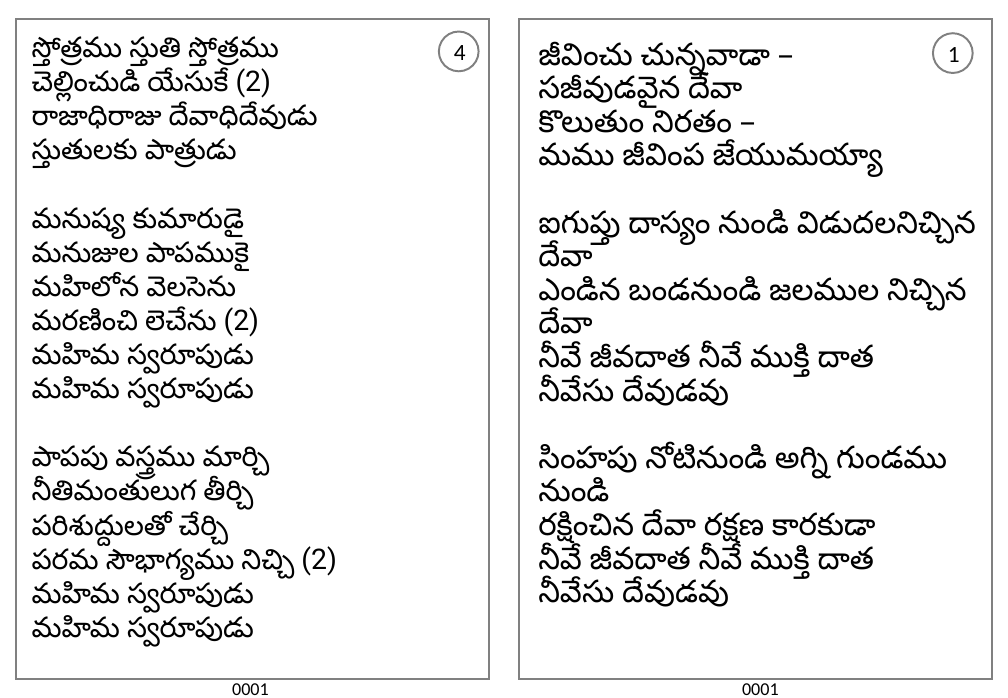
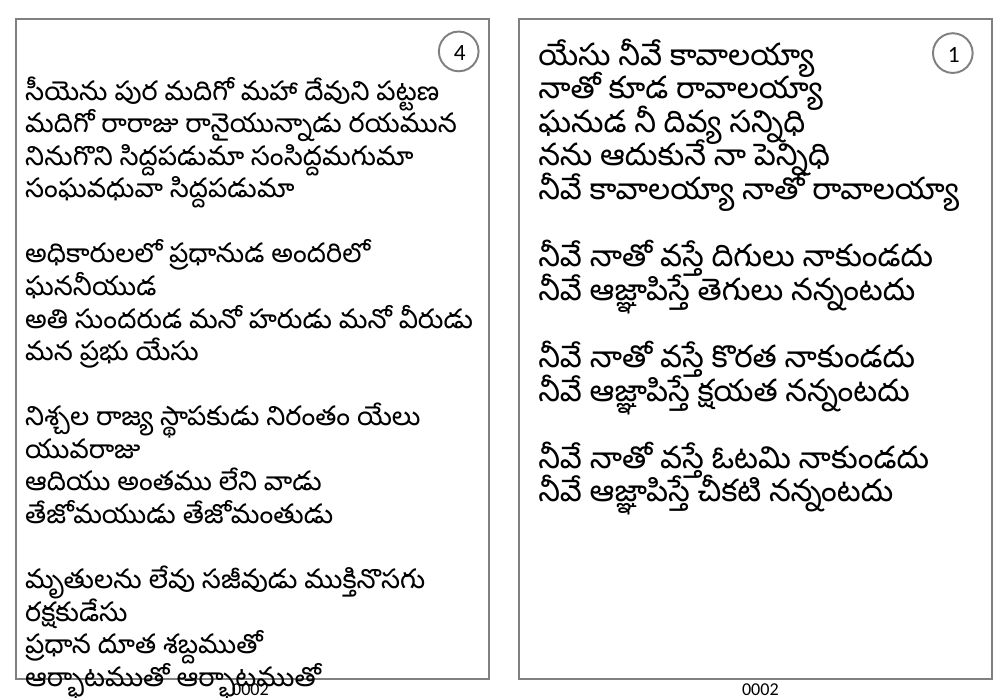
Before and after one commit to venu-webdev/songsDb, a slide deck: slide 1 of songsTemplate.pptx. Drawn at 1008x698 pixels with LibreOffice and Linux fonts; fonts in the diff are those of the drawing. Boxes give left, top, right and bottom in pixels: in the first picture for what was removed or moved away, otherwise in the second. Text is boxed around its words. In the diff, an @@ line names an element or a change of style, - is before the commit and + after.

```diff
--- a/songsTemplate.pptx
+++ b/songsTemplate.pptx
@@ text at (538, 42, 959, 515): text changed @@
-జీవించు చున్నవాడా –
-సజీవుడవైన దేవా
-కొలుతుం నిరతం –
-మము జీవింప జేయుమయ్యా
-ఐగుప్తు దాస్యం నుండి విడుదలనిచ్చిన దేవా
-ఎండిన బండనుండి జలముల నిచ్చిన దేవా
-నీవే జీవదాత నీవే ముక్తి దాత
-నీవేసు దేవుడవు
-సింహపు నోటినుండి అగ్ని గుండము నుండి
-రక్షించిన దేవా రక్షణ కారకుడా
-నీవే జీవదాత నీవే ముక్తి దాత
-నీవేసు దేవుడవు
+యేసు నీవే కావాలయ్యా
+నాతో కూడ రావాలయ్యా
+ఘనుడ నీ దివ్య సన్నిధి
+నను ఆదుకునే నా పెన్నిధి
+నీవే కావాలయ్యా నాతో రావాలయ్యా
+నీవే నాతో వస్తే దిగులు నాకుండదు
+నీవే ఆజ్ఞాపిస్తే తెగులు నన్నంటదు
+నీవే నాతో వస్తే కొరత నాకుండదు
+నీవే ఆజ్ఞాపిస్తే క్షయత నన్నంటదు
+నీవే నాతో వస్తే ఓటమి నాకుండదు
+నీవే ఆజ్ఞాపిస్తే చీకటి నన్నంటదు
@@ text at (25, 79, 473, 698): text changed; size 22 to 21 pt @@
-స్తోత్రము స్తుతి స్తోత్రము
-చెల్లించుడి యేసుకే (2)
-రాజాధిరాజు దేవాధిదేవుడు
-స్తుతులకు పాత్రుడు
-మనుష్య కుమారుడై
-మనుజుల పాపముకై
-మహిలోన వెలసెను
-మరణించి లెచేను (2)
-మహిమ స్వరూపుడు
-మహిమ స్వరూపుడు
-పాపపు వస్త్రము మార్చి
-నీతిమంతులుగ తీర్చి
-పరిశుద్దులతో చేర్చి
-పరమ సౌభాగ్యము నిచ్చి (2)
-మహిమ స్వరూపుడు
-మహిమ స్వరూపుడు
+సీయెను పుర మదిగో మహా దేవుని పట్టణ మదిగో రారాజు రానైయున్నాడు రయమున నినుగొని సిద్దపడుమా సంసిద్దమగుమా
+సంఘవధువా సిద్దపడుమా
+అధికారులలో ప్రధానుడ అందరిలో ఘననీయుడ
+అతి సుందరుడ మనో హరుడు మనో వీరుడు
+మన ప్రభు యేసు
+నిశ్చల రాజ్య స్థాపకుడు నిరంతం యేలు యువరాజు
+ఆదియు అంతము లేని వాడు
+తేజోమయుడు తేజోమంతుడు
+మృతులను లేవు సజీవుడు ముక్తినొసగు రక్షకుడేసు
+ప్రధాన దూత శబ్దముతో
+ఆర్భాటముతో ఆర్భాటముతో
@@ text at (232, 680, 269, 696): text changed @@
-0001
+0002
@@ text at (742, 683, 779, 695): text changed @@
-0001
+0002
```
Also in this commit, not shown: 1 other slide changed, 4 other files.
